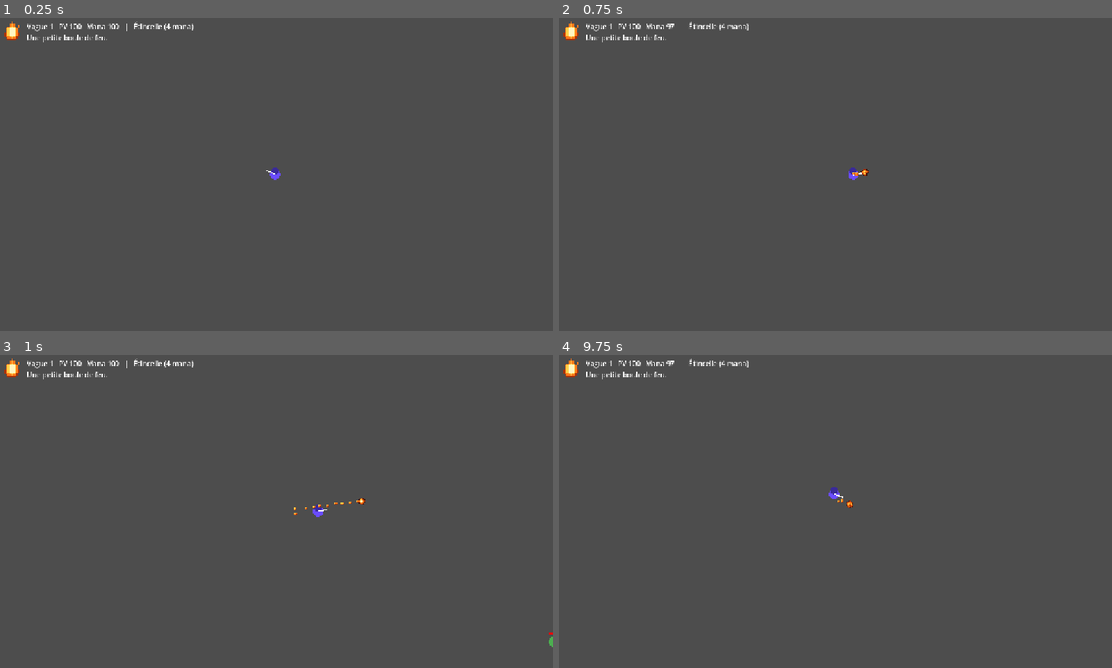
Above: before the commit, frames 1-4 (two rows, left to right).
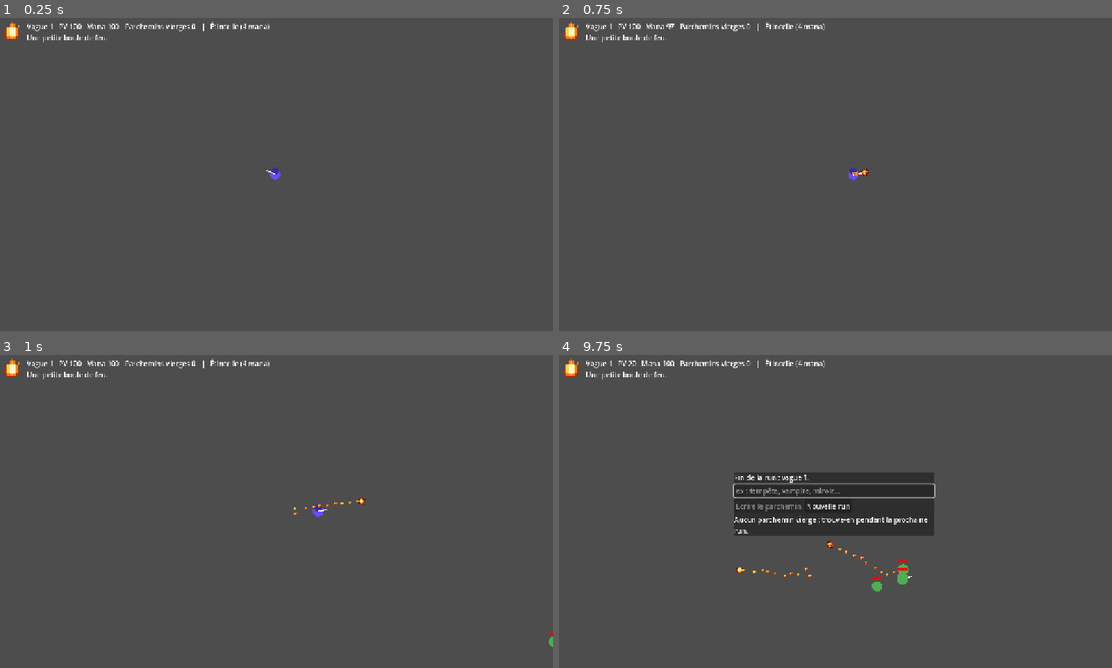
Above: after the commit, the same moments.

Repository: LeandreBl/octo-magic
Game: Godot game, scene res://game/main.tscn
Same seed, same stepped clock (60 frames per second), same inputs: the game is played once before the commit and once after it.
Inputs (mouse positions are in pixels of both pictures, inside the frame that each line leads up to):
- Up to frame 1 (0.25 s): no input
- Up to frame 2 (0.75 s): tap Enter at 0.5 s; move the mouse to (957, 158) at 0.52 s; hold Right (ui_right) from 0.53 s (still down); click (957, 158) at 0.67 s
- Up to frame 3 (1 s): keep holding Right (ui_right)
- Up to frame 4 (9.75 s): release Right (ui_right) at 1.25 s; drag from (724, 527) to (807, 574) at 1.27 s; move the mouse to (890, 442) at 2.02 s; hold Right (ui_right) 2.03-2.75 s; drag from (807, 574) to (669, 464) at 2.77 s; move the mouse to (1001, 558) at 3.52 s; hold Left (ui_left) 3.53-4.25 s; drag from (669, 464) to (752, 433) at 4.27 s; move the mouse to (863, 511) at 5.02 s; hold Down (ui_down) 5.03-5.75 s; click (863, 511) at 5.17 s; drag from (752, 433) to (724, 527) at 5.77 s; move the mouse to (957, 495) at 6.52 s; hold Up (ui_up) 6.53-7.25 s; drag from (724, 527) to (807, 574) at 7.27 s; move the mouse to (890, 442) at 8.02 s; hold Down (ui_down) 8.03-8.75 s; drag from (807, 574) to (669, 464) at 8.77 s; move the mouse to (1001, 558) at 9.52 s; hold Up (ui_up) from 9.53 s (still down); click (1001, 558) at 9.67 s

The runs differ from the first frame. In frame 1, 0.2% of the frame differs, in the area x 22-49%, y 1-5%; in frame 2, 0.3%; in frame 3, 0.2%; in frame 4, 7.5%, in the area x 12-69%, y 1-76%.

Commit message:
Spell bundles with PixelLab art; forge between runs
The forge now runs as a background job and returns a .spell bundle (zip:
manifest.json + PixelLab sprite sheets for the projectiles, the impact
and the icon). Pixel grids stay as the fallback. Per task #75 the run is
offline: blank scrolls found in a run are written in the hub after it,
and a forged spell is equipped at the start of the next run.

Co-Authored-By: Claude Opus 5.5 <noreply@anthropic.com>

Diff:
--- a/game/main.gd
+++ b/game/main.gd
@@ -1,53 +1,78 @@
 extends Node2D
-## Prototype loop: waves of enemies; after each cleared wave the player finds
-## a blank scroll, writes a word on it, and the forge server rewrites the
-## spell with that word.
+## Prototype loop. A run is offline: waves of enemies; each cleared wave drops a
+## blank scroll, kept for later. Between runs (after death, in the hub) the
+## player writes a word on a scroll; the forge server rewrites the spell with
+## it. Writing takes minutes: the player can start the next run meanwhile, and
+## the new spell is equipped at the start of the run after it is ready.
 
 const FORGE_URL := "http://localhost:8765/forge"
-const SAVE_PATH := "user://spell.json"
+const SAVE_PATH := "user://spell.spell"  # bundle: manifest.json + PNGs
+const POLL_SECONDS := 3.0
 const BOSS_EVERY := 5
 
 var player: Node2D
 var wave := 0
+var in_run := false
+var blank_scrolls := 0
 var hud: Label
 var hud_icon: TextureRect
-var scroll_panel: PanelContainer
+var hub: PanelContainer
+var hub_title: Label
 var word_edit: LineEdit
-var scroll_status: Label
+var write_button: Button
+var hub_status: Label
 var forge_http: HTTPRequest
+var forge_job := ""  # scroll being written on the forge
+var forge_note := ""  # forge news, shown in the HUD and the hub
+var ready_spell := {}  # forged spell, equipped at the next run start
 
 
 func _ready() -> void:
 	randomize()
 	player = preload("res://game/player.gd").new()
-	player.position = get_viewport_rect().size / 2.0
-	player.died.connect(_on_died)
+	player.died.connect(_end_run)
 	player.set_spell(_load_spell())
 	add_child(player)
 	_build_ui()
-	_next_wave()
+	_start_run()
 
 
 func _load_spell() -> Dictionary:
-	var f := FileAccess.open(SAVE_PATH, FileAccess.READ)
-	if f:
-		return Spell.sanitize(JSON.parse_string(f.get_as_text()))
-	return Spell.base()
-
-
-func _save_spell(s: Dictionary) -> void:
-	FileAccess.open(SAVE_PATH, FileAccess.WRITE).store_string(JSON.stringify(s, "  "))
+	var s := SpellArt.load_bundle(SAVE_PATH) if FileAccess.file_exists(SAVE_PATH) else {}
+	return s if not s.is_empty() else Spell.base()
 
 
 func _process(_delta: float) -> void:
 	var s: Dictionary = player.spell
-	hud_icon.texture = SpellArt.texture(s.icon, s.palette)
-	hud.text = "Vague %d   PV %d   Mana %d   |   %s (%d mana)%s\n%s" % [
-		wave, player.hp, player.mana, s.name, player.mana_cost,
+	hud_icon.texture = SpellArt.sheet(s, s.icon_file) if s.icon_file else SpellArt.texture(s.icon, s.palette)
+	hud.text = "Vague %d   PV %d   Mana %d   Parchemins vierges %d   |   %s (%d mana)%s\n%s\n%s" % [
+		wave, player.hp, player.mana, blank_scrolls, s.name, player.mana_cost,
 		"  [" + " + ".join(s.words) + "]" if not s.words.is_empty() else "",
-		s.description]
-	if not get_tree().paused and get_tree().get_nodes_in_group("enemies").is_empty():
-		_open_scroll()
+		s.description, forge_note]
+	if in_run and get_tree().get_nodes_in_group("enemies").is_empty():
+		blank_scrolls += 1
+		forge_note = "Parchemin vierge trouvé ! Tu pourras l'écrire à la fin de la run."
+		_next_wave()
+
+
+# --- run ---------------------------------------------------------------------
+
+func _start_run() -> void:
+	for n in get_children():
+		if n is SpellBody or n.is_in_group("enemies"):
+			n.free()
+	if not ready_spell.is_empty():
+		player.set_spell(ready_spell)
+		forge_note = "Nouveau sort équipé : %s !" % ready_spell.name
+		ready_spell = {}
+	player.hp = player.MAX_HP
+	player.mana = player.MAX_MANA
+	player.position = get_viewport_rect().size / 2.0
+	wave = 0
+	in_run = true
+	hub.hide()
+	get_tree().paused = false
+	_next_wave()
 
 
 func _next_wave() -> void:
@@ -67,12 +92,31 @@
 		add_child(e)
 
 
-func _on_died() -> void:
-	# Permadeath: restart the run. The spell stays (gold will too).
-	get_tree().reload_current_scene.call_deferred()
-
-
-# --- scroll UI ---------------------------------------------------------------
+## Permadeath: the run ends, scrolls (and later gold) are kept. Hub.
+func _end_run() -> void:
+	if not in_run:
+		return
+	in_run = false
+	get_tree().paused = true
+	hub_title.text = "Fin de la run : vague %d." % wave
+	_refresh_hub()
+	hub.show()
+	word_edit.grab_focus()
+
+
+func _refresh_hub() -> void:
+	var can_write := blank_scrolls > 0 and forge_job.is_empty()
+	word_edit.editable = can_write
+	write_button.disabled = not can_write
+	if not forge_job.is_empty():
+		hub_status.text = "Un parchemin est en cours d'écriture."
+	elif blank_scrolls == 0:
+		hub_status.text = "Aucun parchemin vierge : trouve-en pendant la prochaine run."
+	else:
+		hub_status.text = "Tu as %d parchemin(s) vierge(s). Écris un mot pour transformer ton sort." % blank_scrolls
+
+
+# --- hub UI ------------------------------------------------------------------
 
 func _build_ui() -> void:
 	var layer := CanvasLayer.new()
@@ -87,17 +131,15 @@
 	hud.position = Vector2(68, 8)
 	layer.add_child(hud)
 
-	scroll_panel = PanelContainer.new()
-	scroll_panel.set_anchors_preset(Control.PRESET_CENTER)
-	scroll_panel.custom_minimum_size = Vector2(420, 0)
-	scroll_panel.position = get_viewport_rect().size / 2.0 - Vector2(210, 80)
-	scroll_panel.hide()
-	layer.add_child(scroll_panel)
+	hub = PanelContainer.new()
+	hub.custom_minimum_size = Vector2(460, 0)
+	hub.position = get_viewport_rect().size / 2.0 - Vector2(230, 90)
+	hub.hide()
+	layer.add_child(hub)
 	var box := VBoxContainer.new()
-	scroll_panel.add_child(box)
-	var title := Label.new()
-	title.text = "Tu trouves un parchemin vierge.\nÉcris un mot pour transformer ton sort :"
-	box.add_child(title)
+	hub.add_child(box)
+	hub_title = Label.new()
+	box.add_child(hub_title)
 	word_edit = LineEdit.new()
 	word_edit.max_length = 32
 	word_edit.placeholder_text = "ex : tempête, vampire, miroir…"
@@ -105,56 +147,79 @@
 	box.add_child(word_edit)
 	var row := HBoxContainer.new()
 	box.add_child(row)
-	var write := Button.new()
-	write.text = "Écrire"
-	write.pressed.connect(_forge)
-	row.add_child(write)
-	var skip := Button.new()
-	skip.text = "Garder mon sort"
-	skip.pressed.connect(_close_scroll)
-	row.add_child(skip)
-	scroll_status = Label.new()
-	scroll_status.autowrap_mode = TextServer.AUTOWRAP_WORD
-	box.add_child(scroll_status)
+	write_button = Button.new()
+	write_button.text = "Écrire le parchemin"
+	write_button.pressed.connect(_forge)
+	row.add_child(write_button)
+	var again := Button.new()
+	again.text = "Nouvelle run"
+	again.pressed.connect(_start_run)
+	row.add_child(again)
+	hub_status = Label.new()
+	hub_status.autowrap_mode = TextServer.AUTOWRAP_WORD
+	box.add_child(hub_status)
 
 	forge_http = HTTPRequest.new()
-	forge_http.timeout = 90.0
-	forge_http.request_completed.connect(_on_forged)
+	forge_http.timeout = 30.0
+	forge_http.request_completed.connect(_on_forge_reply)
 	layer.add_child(forge_http)
 
 
-func _open_scroll() -> void:
-	get_tree().paused = true
-	word_edit.text = ""
-	scroll_status.text = ""
-	scroll_panel.show()
-	word_edit.grab_focus()
-
-
-func _close_scroll() -> void:
-	scroll_panel.hide()
-	get_tree().paused = false
-	_next_wave()
-
+# --- forge: POST the word, then poll the job until the bundle is ready -------
 
 func _forge() -> void:
 	var word := word_edit.text.strip_edges()
-	if word.is_empty() or forge_http.get_http_client_status() != HTTPClient.STATUS_DISCONNECTED:
-		return
-	scroll_status.text = "Le parchemin s'écrit…"
+	if word.is_empty() or blank_scrolls == 0 or not forge_job.is_empty() \
+			or forge_http.get_http_client_status() != HTTPClient.STATUS_DISCONNECTED:
+		return
+	hub_status.text = "Envoi à la forge…"
 	var body := JSON.stringify({"spell": player.spell, "word": word})
-	var err := forge_http.request(FORGE_URL, ["Content-Type: application/json"], HTTPClient.METHOD_POST, body)
-	if err != OK:
-		scroll_status.text = "Impossible de joindre la forge (connexion requise)."
-
-
-func _on_forged(result: int, code: int, _headers: PackedStringArray, data: PackedByteArray) -> void:
+	if forge_http.request(FORGE_URL, ["Content-Type: application/json"], HTTPClient.METHOD_POST, body) != OK:
+		hub_status.text = "Impossible de joindre la forge (connexion requise)."
+
+
+func _poll() -> void:
+	if not forge_job.is_empty() and forge_http.get_http_client_status() == HTTPClient.STATUS_DISCONNECTED:
+		forge_http.request(FORGE_URL + "/" + forge_job)
+
+
+func _on_forge_reply(result: int, code: int, _headers: PackedStringArray, data: PackedByteArray) -> void:
+	if result == HTTPRequest.RESULT_SUCCESS and code == 200 and data.slice(0, 2).get_string_from_ascii() == "PK":
+		_on_bundle(data)
+		return
 	var reply: Variant = JSON.parse_string(data.get_string_from_utf8())
-	if result != HTTPRequest.RESULT_SUCCESS or code != 200 or not reply is Dictionary:
-		var msg: String = reply.get("error", "") if reply is Dictionary else ""
-		scroll_status.text = "La forge a échoué (%s). Réessaie ou garde ton sort." % (msg if msg else str(code))
-		return
-	var s := Spell.sanitize(reply.get("spell"))
-	_save_spell(s)
-	player.set_spell(s)
-	_close_scroll()
+	reply = reply if reply is Dictionary else {}
+	if result != HTTPRequest.RESULT_SUCCESS or code != 200 or reply.has("error"):
+		var msg: String = reply.get("error", "erreur %d" % code if result == HTTPRequest.RESULT_SUCCESS else "hors ligne")
+		if forge_job.is_empty():  # word refused or forge unreachable: scroll kept
+			hub_status.text = "La forge a échoué (%s). Ton parchemin est intact." % msg
+		else:
+			forge_job = ""
+			blank_scrolls += 1  # the scroll was not used up
+			forge_note = "La forge a échoué (%s). Ton parchemin t'est rendu." % msg
+			_refresh_hub()
+		return
+	if reply.has("job"):
+		forge_job = reply.job
+		blank_scrolls -= 1
+		forge_note = "Parchemin en cours d'écriture…"
+		_refresh_hub()
+	get_tree().create_timer(POLL_SECONDS, true).timeout.connect(_poll)
+
+
+func _on_bundle(data: PackedByteArray) -> void:
+	forge_job = ""
+	var f := FileAccess.open(SAVE_PATH, FileAccess.WRITE)
+	f.store_buffer(data)
+	f.close()
+	var s := SpellArt.load_bundle(SAVE_PATH)
+	if s.is_empty():
+		forge_note = "Le parchemin est illisible."
+		return
+	if in_run:  # never swap spells mid-run
+		ready_spell = s
+		forge_note = "Parchemin écrit : %s sera équipé à la prochaine run." % s.name
+	else:
+		player.set_spell(s)
+		forge_note = "Nouveau sort : %s !" % s.name
+	_refresh_hub()
--- a/spell/spell.gd
+++ b/spell/spell.gd
@@ -35,6 +35,8 @@
 		"words": words.slice(0, 20),
 		"palette": _palette(s.get("palette")),
 		"icon": _grid(s.get("icon"), 24),
+		"icon_file": _file(s.get("icon_file")),
+		"bundle": str(s.get("bundle", "")).substr(0, 64),
 		"emit": _emit(s.get("emit"), 0),
 	}
 
@@ -73,6 +75,8 @@
 		"on_tick": _effects(b.get("on_tick"), depth),
 		"sprite": _frames(b.get("sprite")),
 		"particle": _grid(b.get("particle"), 8),
+		"sheet": _sheet(b.get("sheet")),
+		"burst_sheet": _sheet(b.get("burst_sheet")),
 	}
 
 
@@ -99,6 +103,27 @@
 	return out
 
 
+## A PNG of the spell's bundle. Plain names only: no paths.
+static func _file(v: Variant) -> String:
+	var s := str(v) if v is String else ""
+	var re := RegEx.create_from_string("^[a-z0-9_]{1,32}\\.png$")
+	return s if re.search(s) else ""
+
+
+## An animated sprite sheet of the bundle: frames of w x h, row by row.
+static func _sheet(v: Variant) -> Dictionary:
+	var d: Dictionary = v if v is Dictionary else {}
+	var file := _file(d.get("file"))
+	if file.is_empty():
+		return {}
+	return {
+		"file": file,
+		"w": int(_num(d.get("w"), 16, 1, 512)), "h": int(_num(d.get("h"), 16, 1, 512)),
+		"frames": int(_num(d.get("frames"), 1, 1, 64)), "fps": int(_num(d.get("fps"), 12, 1, 60)),
+		"cols": int(_num(d.get("cols"), 1, 1, 64)),
+	}
+
+
 static func _palette(v: Variant) -> Array:
 	var out: Array = []
 	for c in _arr(v).slice(0, 8):
--- a/spell/spell_art.gd
+++ b/spell/spell_art.gd
@@ -28,6 +28,41 @@
 	return tex
 
 
+static var _sheets := {}  # "<bundle>/<file>" -> Texture2D
+
+
+## Load a .spell bundle (zip: manifest.json + PNGs). Returns {} if unreadable.
+static func load_bundle(path: String) -> Dictionary:
+	var zip := ZIPReader.new()
+	if zip.open(path) != OK:
+		return {}
+	var manifest: Variant = JSON.parse_string(zip.read_file("manifest.json").get_string_from_utf8())
+	if not manifest is Dictionary:
+		return {}
+	var id := "%s#%d" % [path, Time.get_ticks_usec()]
+	for f in zip.get_files():
+		if f.ends_with(".png"):
+			var img := Image.new()
+			if img.load_png_from_buffer(zip.read_file(f)) == OK:
+				_sheets[id + "/" + f] = ImageTexture.create_from_image(img)
+	zip.close()
+	manifest.bundle = id
+	return Spell.sanitize(manifest)
+
+
+static func sheet(spell: Dictionary, file: String) -> Texture2D:
+	return _sheets.get(spell.get("bundle", "") + "/" + file)
+
+
+## Draw frame `t` seconds into an animated sheet, centered, at art scale.
+static func draw_sheet(canvas: CanvasItem, tex: Texture2D, s: Dictionary, t: float, angle: float, loop := true) -> void:
+	var i := int(t * s.fps)
+	i = i % s.frames if loop else mini(i, s.frames - 1)
+	var region := Rect2((i % s.cols) * s.w, (i / s.cols) * s.h, s.w, s.h)
+	canvas.draw_set_transform(Vector2.ZERO, angle, Vector2.ONE * PIXEL)
+	canvas.draw_texture_rect_region(tex, Rect2(-s.w / 2.0, -s.h / 2.0, s.w, s.h), region)
+
+
 ## Integer scale so the art covers about `diameter` screen pixels.
 static func scale_for(tex: Texture2D, diameter: float) -> int:
 	return maxi(1, roundi(diameter / maxf(tex.get_width(), tex.get_height())))
--- a/spell/spell_body.gd
+++ b/spell/spell_body.gd
@@ -10,6 +10,7 @@
 var spell: Dictionary  # the whole spell: color and palette for the art
 var color: Color
 var frames: Array[Texture2D] = []
+var sheet_tex: Texture2D  # PixelLab sheet from the spell's bundle, if any
 var art_scale := 1
 var dir := Vector2.RIGHT
 var speed := 0.0
@@ -79,12 +80,14 @@
 	bounce_left = body.bounce
 	origin = position
 	color = Color.html(spell.color)
+	if not body.sheet.is_empty():
+		sheet_tex = SpellArt.sheet(spell, body.sheet.file)
 	for f in body.sprite:
 		frames.append(SpellArt.texture(f, spell.palette))
 	if not frames.is_empty():
 		art_scale = SpellArt.scale_for(frames[0], body.size * 2.0)
 	var dot := SpellArt.texture(body.particle, spell.palette)
-	if dot:
+	if dot and not sheet_tex:
 		var p := CPUParticles2D.new()
 		p.texture = dot
 		p.amount = 10
@@ -167,6 +170,13 @@
 	if is_queued_for_deletion():
 		return
 	apply_effects(body.on_expire, global_position, null)
+	var burst := SpellArt.sheet(spell, body.burst_sheet.get("file", ""))
+	if burst:
+		var fx := Burst.new()
+		fx.tex = burst
+		fx.s = body.burst_sheet
+		fx.position = position
+		get_parent().add_child(fx)
 	queue_free()
 
 
@@ -200,7 +210,9 @@
 
 
 func _draw() -> void:
-	if not frames.is_empty():
+	if sheet_tex:
+		SpellArt.draw_sheet(self, sheet_tex, body.sheet, age, dir.angle() if body.shape == "bolt" else 0.0)
+	elif not frames.is_empty():
 		var tex: Texture2D = frames[int(age * 8.0) % frames.size()]
 		var rot := dir.angle() if body.shape == "bolt" else 0.0
 		draw_set_transform(Vector2.ZERO, rot, Vector2.ONE * art_scale)
@@ -211,3 +223,19 @@
 	else:
 		draw_circle(Vector2.ZERO, body.size, color)
 		draw_circle(-dir * body.size * 1.2, body.size * 0.6, Color(color, 0.4))
+
+
+## One-shot impact animation from the bundle.
+class Burst extends Node2D:
+	var tex: Texture2D
+	var s: Dictionary
+	var age := 0.0
+
+	func _process(delta: float) -> void:
+		age += delta
+		if age * s.fps >= s.frames:
+			queue_free()
+		queue_redraw()
+
+	func _draw() -> void:
+		SpellArt.draw_sheet(self, tex, s, age, 0.0, false)
--- a/tests/test_spell.gd
+++ b/tests/test_spell.gd
@@ -37,6 +37,28 @@
 	check(tex.get_size() == Vector2(3, 3), "texture size from grid")
 	check(tex.get_image().get_pixel(0, 0) == Color.RED and tex.get_image().get_pixel(1, 0).a == 0.0, "texture pixels")
 	check(Spell.base().icon.size() > 0 and Spell.base().emit.body.sprite.size() == 2, "base spell has art")
+
+	# Bundles: manifest + PNG sheets, loaded at runtime.
+	var img := Image.create_empty(8, 4, false, Image.FORMAT_RGBA8)
+	img.fill(Color.RED)
+	var zp := ZIPPacker.new()
+	zp.open("user://test.spell")
+	zp.start_file("manifest.json")
+	zp.write_file(JSON.stringify({"name": "B", "icon_file": "icon.png", "emit": {"body": {
+		"sheet": {"file": "body0.png", "w": 4, "h": 4, "frames": 2, "fps": 12, "cols": 2},
+		"burst_sheet": {"file": "../evil.png"}}}}).to_utf8_buffer())
+	zp.close_file()
+	for f in ["body0.png", "icon.png"]:
+		zp.start_file(f)
+		zp.write_file(img.save_png_to_buffer())
+		zp.close_file()
+	zp.close()
+	var b := SpellArt.load_bundle("user://test.spell")
+	check(b.name == "B" and b.emit.body.sheet.frames == 2, "bundle manifest loaded")
+	check(b.emit.body.burst_sheet.is_empty(), "path-like file names refused")
+	check(SpellArt.sheet(b, "body0.png").get_size() == Vector2(8, 4), "bundle PNG loaded")
+	check(SpellArt.sheet(b, b.icon_file) != null, "bundle icon loaded")
+	check(SpellArt.load_bundle("user://missing.spell").is_empty(), "missing bundle -> {}")
 
 	# Recursion is depth-limited.
 	var nested := {"type": "cast", "emit": {"body": {"on_expire": []}}}
Not shown, changed: docs/design.md
Not shown, changed: docs/spells.md
